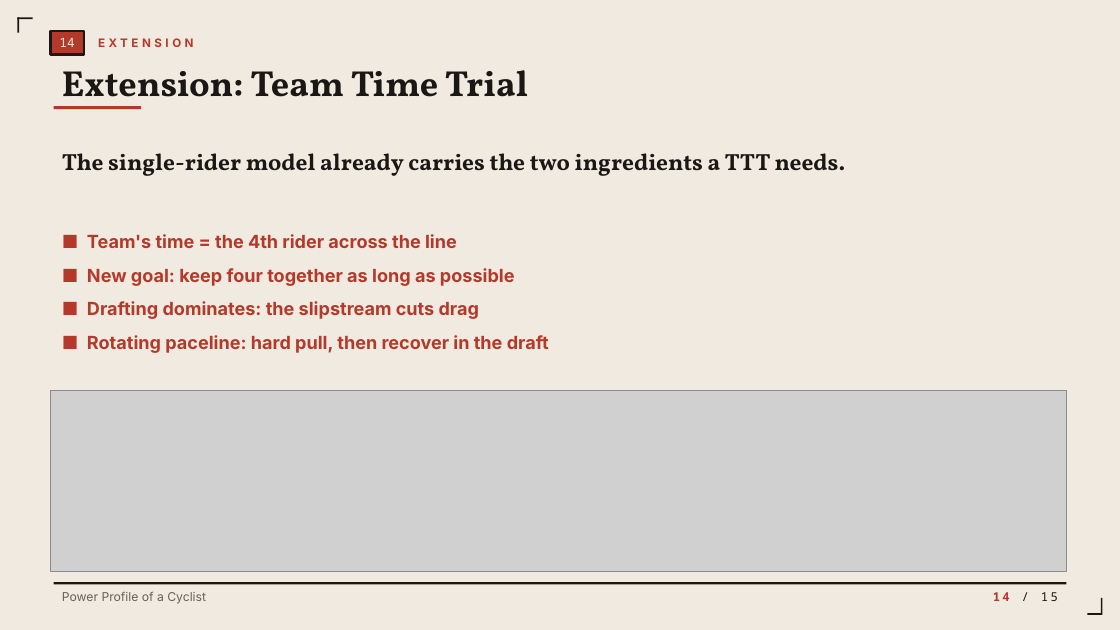
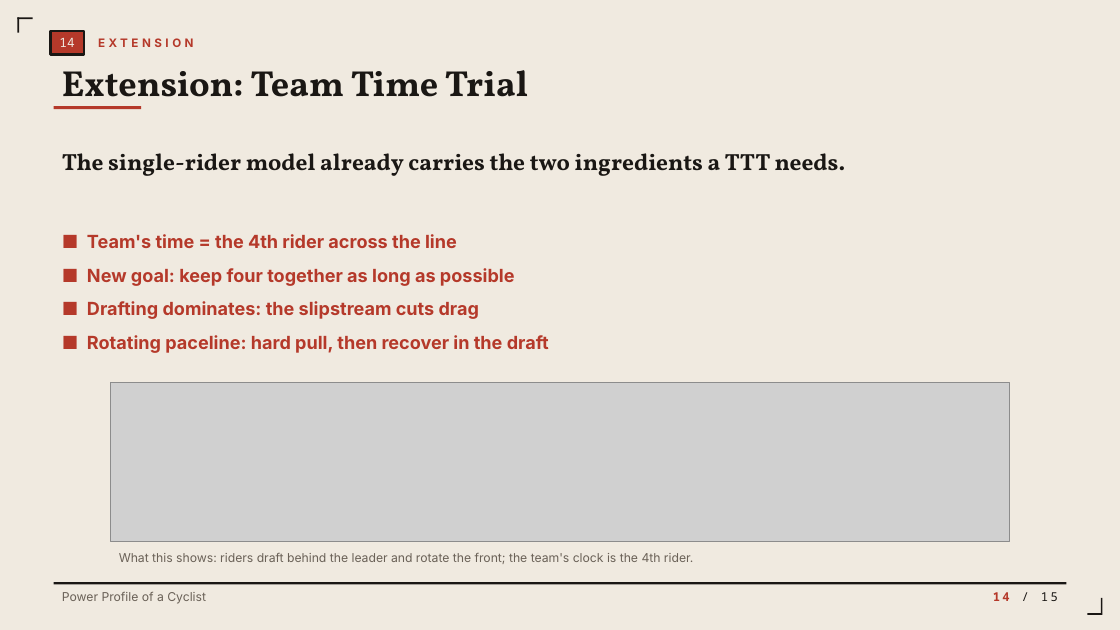
Before and after one commit to wochaotom/Cyclist-Emulator, a slide deck: slide 14 of presentation/Math142_Presentation.pptx. Drawn at 1120x630 pixels with LibreOffice and Linux fonts; fonts in the diff are those of the drawing; grey boxes stand for pictures. Boxes give left, top, right and bottom in pixels: in the first picture for what was removed or moved away, otherwise in the second. Text is boxed around its words. In the diff, an @@ line names an element or a change of style, - is before the commit and + after.

Commit message:
Relabel slide 7 takeaway; add what-this-shows captions on slides 8 and 14

```diff
--- a/presentation/Math142_Presentation.pptx
+++ b/presentation/Math142_Presentation.pptx
@@ picture: place and size @@
-picture at (50,391,1067,571)
+picture at (111,382,1010,542)
@@ text added at (119,553,694,564), 10.5 pt, text #6B6258 @@
+What this shows: riders draft behind the leader and rotate the front; the team's clock is the 4th rider.
```
Also in this commit, not shown: 2 other slides changed.
